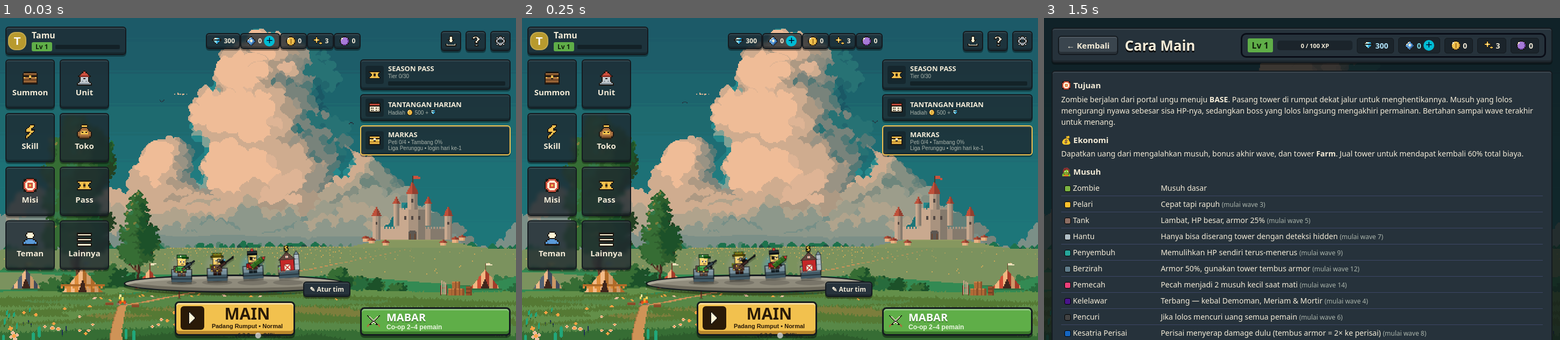
Above: before the commit, frames 1-3 (left to right).
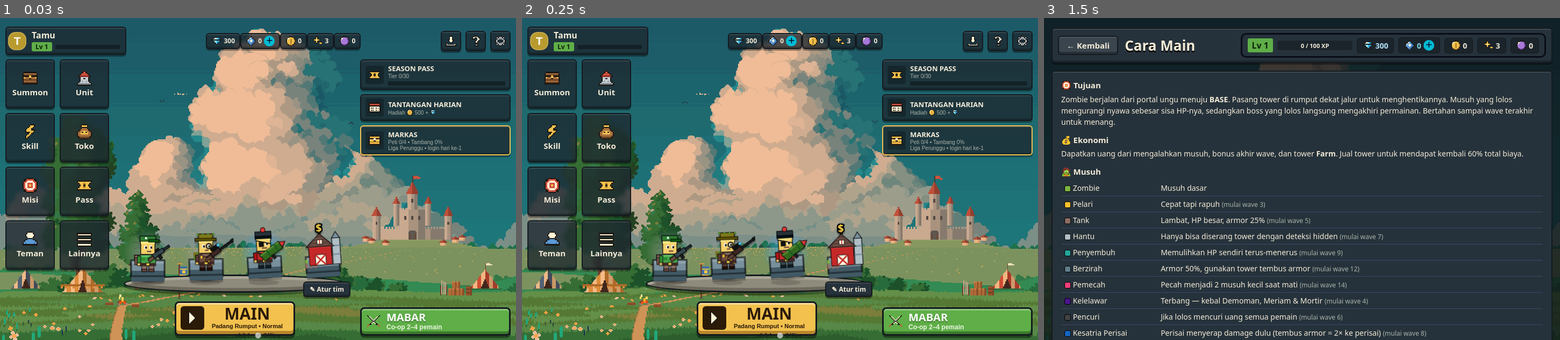
Above: after the commit, the same moments.

Repository: KingRafer/block-tower-defense
Game: browser game, page index.html
The game is run twice, just before and just after one commit, with the same random seed, the same clock (stepped at 60 frames per second) and the same inputs.
Inputs:
- Up to frame 1 (0.03 s): no input
- Up to frame 2 (0.25 s): no input
- Up to frame 3 (1.5 s): click "Cara main" at 0.27 s; click "Cepat tapi rapuh (mulai wave …" at 0.52 s; click "Lambat, HP besar, armor 25% (…" at 0.77 s; tap Space at 1.1 s

The runs differ from the first frame. In frame 1, 4.3% of the frame differs, in the area x 25-67%, y 63-100%; in frame 2, 4.3%; in frame 3, nothing differs.

Commit message:
v6.3.1: karakter lobby lebih besar
Co-Authored-By: Claude Opus 5.5 <noreply@anthropic.com>
Claude-Session: https://claude.ai/code/session_011SwYeUXkeTjftugp22FLhb

Diff:
--- a/css/style.css
+++ b/css/style.css
@@ -1964,3 +1964,17 @@
   .lh-play .bigplay { padding: 3px 12px 4px 4px !important; } .lh-play .bigplay b { font-size: 22px !important; } .lh-play .bigplay .bp-ic { width: 32px !important; height: 32px !important; }
   .lh-coop b { font-size: 17px !important; }
 }
+/* v6.3.1 — karakter lobby lebih besar */
+@media (min-width: 1101px) and (min-height: 600px) {
+  .lh .sc-unit canvas { width: clamp(110px, 22vh, 180px) !important; height: clamp(110px, 22vh, 180px) !important; }
+  .lh .showcase { gap: 0 !important; } .lh .sc-plat { width: min(98%, 760px) !important; height: 56px !important; }
+}
+@media (min-width: 761px) and (max-width: 1100px) and (min-height: 600px) { .lh .sc-unit canvas { width: 104px !important; height: 104px !important; } }
+@media (max-width: 760px) {
+  .lh .sc-unit canvas { width: clamp(70px, 22vw, 96px) !important; height: clamp(70px, 22vw, 96px) !important; }
+  .lh .showcase { gap: 0 !important; } .lh .sc-plat { height: 30px !important; }
+}
+@media (min-width: 761px) and (max-height: 599px) {
+  .lh .sc-unit canvas { width: clamp(64px, 24vh, 100px) !important; height: clamp(64px, 24vh, 100px) !important; }
+  .lh .showcase { gap: 0 !important; }
+}
--- a/js/config.js
+++ b/js/config.js
@@ -4,7 +4,7 @@
  * ========================================================= */
 'use strict';
 
-const VERSION = '6.3.0';
+const VERSION = '6.3.1';
 const { RARITY, RARITY_ORDER, UNIT_RARITY, UNIT_TYPES, STARTER_UNITS, UNIT_MAX_LV, unitXpFor, unitLevel, MASTERY_BONUS,
   TRAITS, EVO_REQ, MATERIALS, SKINS, SKILL_SHOP, TOPUP, GACHA, LUCKY, CURRENCY, ACH_REWARDS, ACH_DIAMONDS } = SHARED;
 const T = 48, COLS = 20, ROWS = 12, W = COLS * T, H = ROWS * T;
--- a/sw.js
+++ b/sw.js
@@ -1,5 +1,5 @@
 /* Service worker: jaringan dulu, cadangan cache (bisa main solo saat offline) */
-const CACHE = 'btd-v6.3.0';
+const CACHE = 'btd-v6.3.1';
 const CORE = ['./', 'index.html', 'css/style.css', 'manifest.webmanifest', 'icons/icon-192.png', 'assets/lobby-bg.png',
   ...['shared', 'config', 'storage', 'audio', 'game', 'render', 'chars', 'skills', 'scene', 'ui', 'menu', 'dev', 'pwa', 'online', 'main'].map(f => `js/${f}.js`)];
 self.addEventListener('install', e => { e.waitUntil(caches.open(CACHE).then(c => c.addAll(CORE)).catch(() => {})); self.skipWaiting(); });
Not shown, changed: package.json
Not shown, changed: CHANGELOG.md
